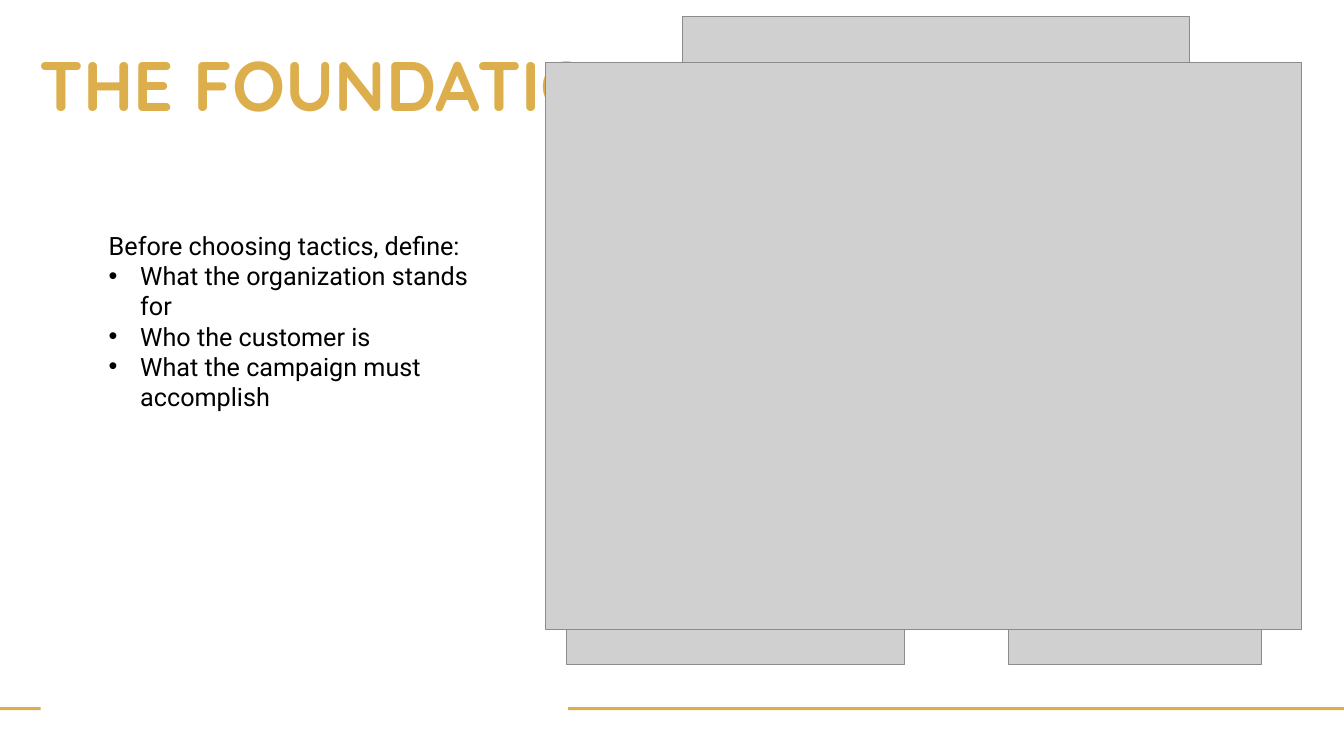
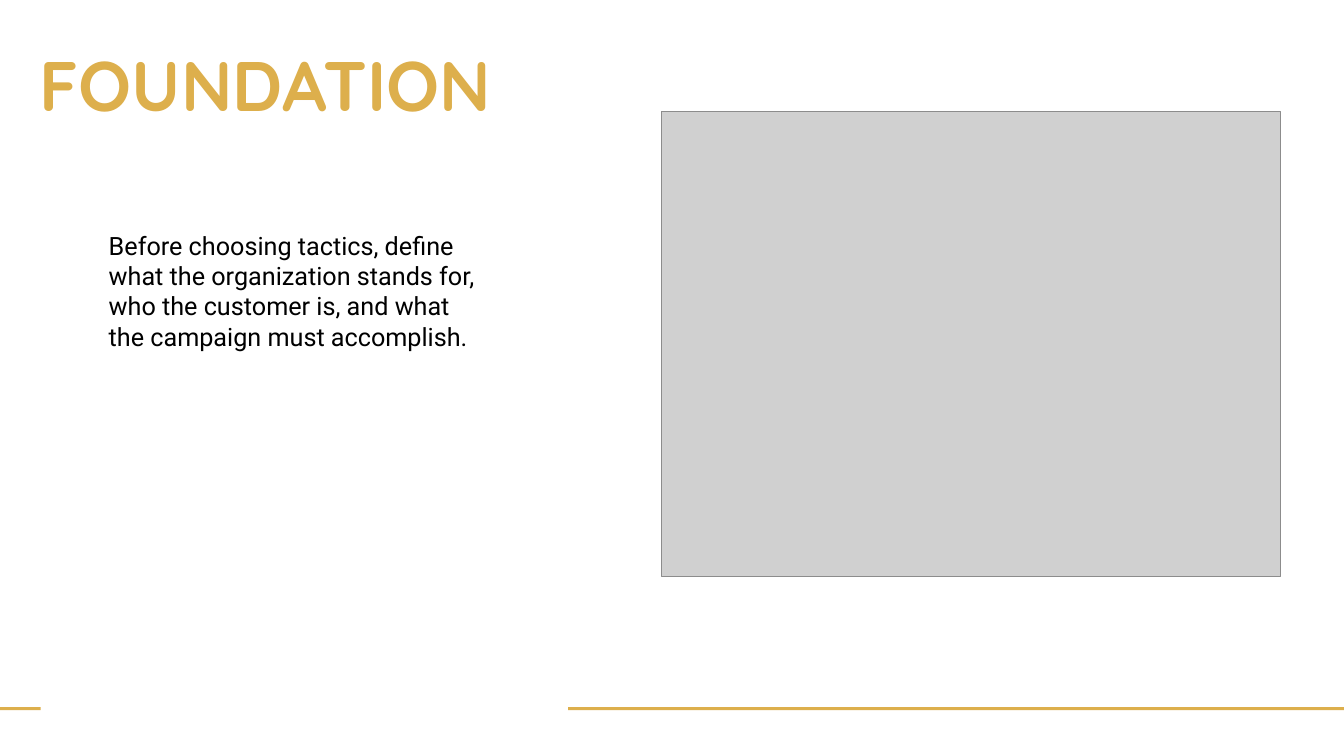
Before and after one commit to kindawilson/digitalmarketing, a slide deck: slide 5 of Week 2/The Foundation - Week 2.pptx. Drawn at 1344x756 pixels with LibreOffice and Linux fonts; fonts in the diff are those of the drawing; grey boxes stand for pictures; background and template pictures are left out. Boxes give left, top, right and bottom in pixels: in the first picture for what was removed or moved away, otherwise in the second. Text is boxed around its words. In the diff, an @@ line names an element or a change of style, - is before the commit and + after.

```diff
--- a/Week 2/The Foundation - Week 2.pptx
+++ b/Week 2/The Foundation - Week 2.pptx
@@ picture removed at (683,16,1190,397) @@
@@ text at (40,61,491,112): text changed @@
-THE FOUNDATION
+FOUNDATION
@@ picture: place and size @@
-picture at (546,63,1303,629)
+picture at (661,112,1281,577)
@@ text at (109,236,474,352): text changed @@
-Before choosing tactics, define:
-• What the organization stands for
-• Who the customer is
-• What the campaign must accomplish
+Before choosing tactics, define what the organization stands for, who the customer is, and what the campaign must accomplish.
@@ picture removed at (567,411,904,665) @@
@@ picture removed at (1008,411,1262,665) @@
```
Also in this commit, not shown: 14 other slides changed, 2 slides added, 2 slides removed, 1 other file.
